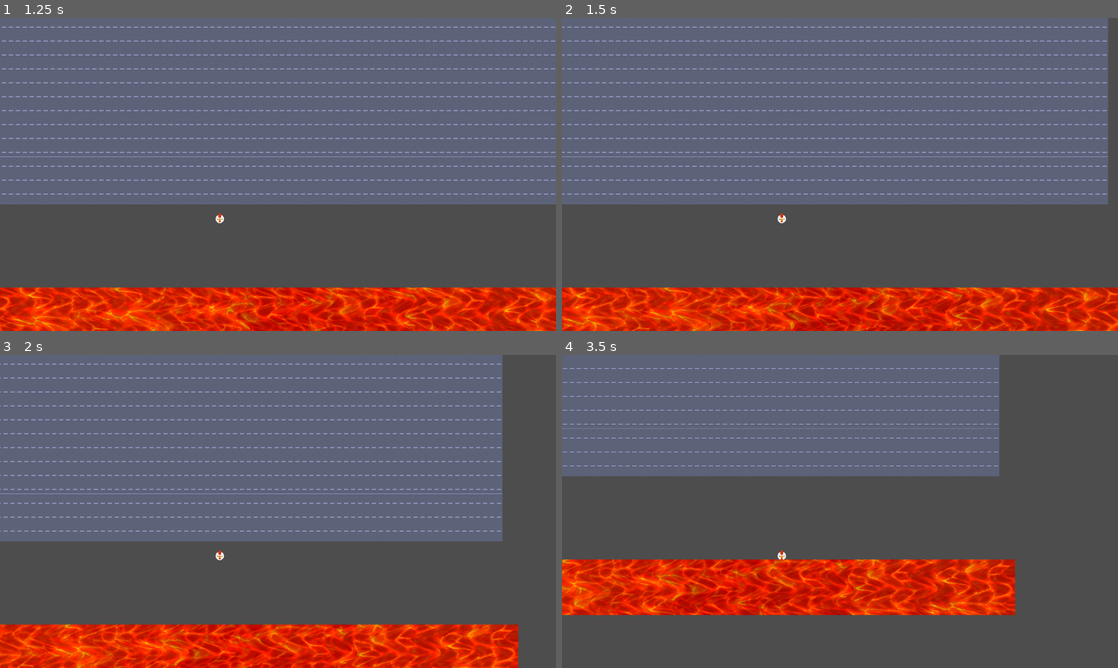
Above: before the commit, frames 1-4 (two rows, left to right).
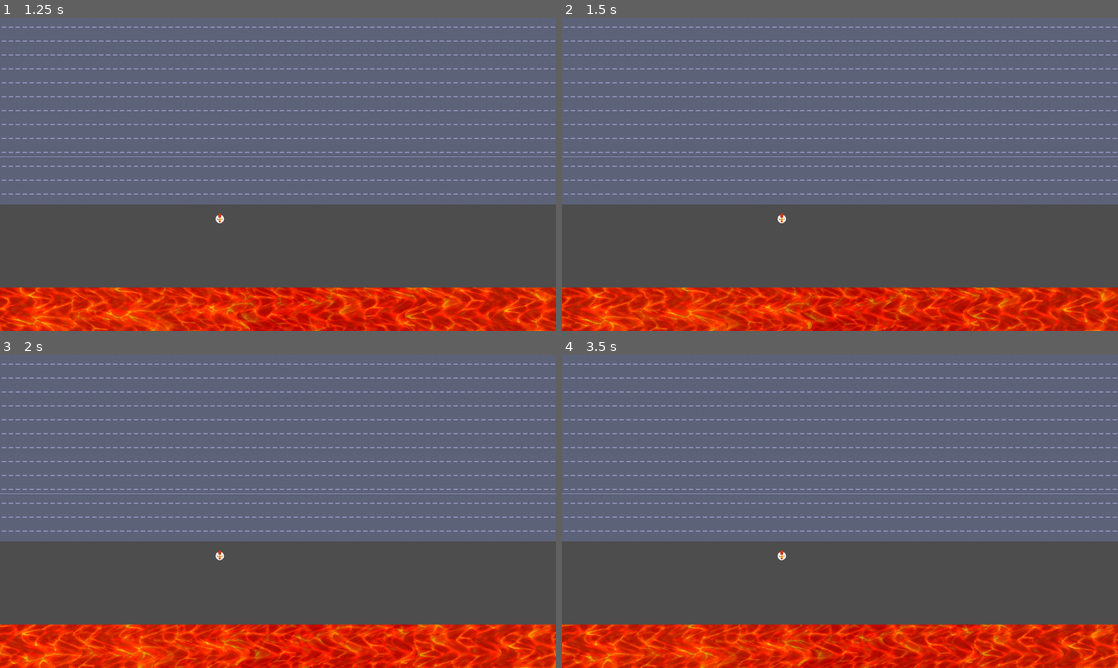
Above: after the commit, the same moments.

Repository: Tomohawk35/ChickenRunner
Game: Godot game, scene res://MainScenes/main_menu/main_menu.tscn
Same seed, same stepped clock (60 frames per second), same inputs: the game is played once before the commit and once after it.
Inputs:
- Up to frame 1 (1.25 s): click "Start Game" at 0.5 s
- Up to frame 2 (1.5 s): hold D (right) from 1.28 s (still down)
- Up to frame 3 (2 s): keep holding D (right)
- Up to frame 4 (3.5 s): release D (right) at 2.03 s; hold S (down) 2.03-2.78 s; hold D (right) from 2.78 s (still down)

Frame 1 is identical in both runs. In frame 2, 13% of the frame differs, in the area x 0-100%, y 0-100%; in frame 3, 17%; in frame 4, 61%.
Error after the commit: Parse Error: Identifier "_on_body_entered" not declared in the current scope. (res://chicken/chicken.gd:9)

Commit message:
more work

Diff:
--- a/chicken-runner/Autoload/game_manager.gd
+++ b/chicken-runner/Autoload/game_manager.gd
@@ -5,6 +5,7 @@
 enum GameState { MAIN_MENU, PLAYING, GAME_OVER }
 
 const FADE_DURATION : float = 0.2
+const LAST_LEVEL : int = 1
 
 var current_level : int = 0
 
@@ -12,7 +13,8 @@
 var _game_scenes : Dictionary[String, String] = {
 	"main_menu": "uid://ccghfwhfqeydf",
 	"game_over": "uid://cilxyeywaty0j",
-	"level_1": "uid://bvj4u3smrfbcr"
+	"level_1": "uid://bvj4u3smrfbcr",
+	"victory": "uid://dqt2r7qcy7pcn"
 }
 
 @onready var _tree := get_tree()
@@ -62,5 +64,7 @@
 	change_scene("level_" + str(current_level))
 
 func next_level() -> void:
+	if current_level == LAST_LEVEL:
+		change_scene("victory")
 	current_level += 1
 	change_scene("level_" + str(current_level))
--- a/chicken-runner/Cars/cars.gd
+++ b/chicken-runner/Cars/cars.gd
@@ -1,21 +1,20 @@
 extends CharacterBody2D
+class_name MovingObject
 
 @export var speed : float = 300.0
 
+var direction : Vector2 = Vector2.RIGHT
+var has_entered_screen : bool = false
+
 @onready var sprite: Sprite2D = $Sprite2D
 
-var direction : Vector2 = Vector2.RIGHT
-
-var has_entered_screen := false
-
 func _physics_process(_delta: float) -> void:
-
 	velocity = direction.normalized() * speed
 
 	move_and_slide()
 
-	if sprite:
-		sprite.flip_h = (direction == Vector2.LEFT)
+	#if sprite:
+		#sprite.flip_h = (direction == Vector2.LEFT)
 
 
 func set_direction(new_direction: Vector2):
--- a/chicken-runner/chicken/Chicken.tscn
+++ b/chicken-runner/chicken/Chicken.tscn
@@ -4,6 +4,9 @@
 [ext_resource type="Texture2D" uid="uid://biytj1uk41jcm" path="res://assets/kenney_animal-pack-remastered/PNG/Round/chicken.png" id="2_pclo1"]
 
 [sub_resource type="CircleShape2D" id="CircleShape2D_rtt68"]
+
+[sub_resource type="CircleShape2D" id="CircleShape2D_nmmnu"]
+radius = 13.0
 
 [node name="Chicken" type="CharacterBody2D" unique_id=909518055]
 script = ExtResource("1_pclo1")
@@ -15,3 +18,10 @@
 [node name="CollisionShape2D" type="CollisionShape2D" parent="." unique_id=946184134]
 position = Vector2(0, 1)
 shape = SubResource("CircleShape2D_rtt68")
+
+[node name="Area2D" type="Area2D" parent="." unique_id=1176070470]
+
+[node name="CollisionShape2D" type="CollisionShape2D" parent="Area2D" unique_id=372357217]
+position = Vector2(0, 1)
+shape = SubResource("CircleShape2D_nmmnu")
+debug_color = Color(0.78603417, 0.30318707, 0.7783108, 0.41960785)
--- a/chicken-runner/chicken/chicken.gd
+++ b/chicken-runner/chicken/chicken.gd
@@ -2,6 +2,11 @@
 class_name Chicken
 
 var speed : float = 200.0
+
+@onready var area_2d: Area2D = $Area2D
+
+func _ready() -> void:
+	area_2d.body_entered.connect(_on_body_entered)
 
 func _physics_process(_delta: float) -> void:
 	var dir : Vector2 = _get_direction()
--- a/chicken-runner/level_1/spawner.gd
+++ b/chicken-runner/level_1/spawner.gd
@@ -1,4 +1,5 @@
 extends Node2D
+class_name Spawner
 
 const CAR_TYPES = [
 	preload("res://Cars/redcar.tscn"),
